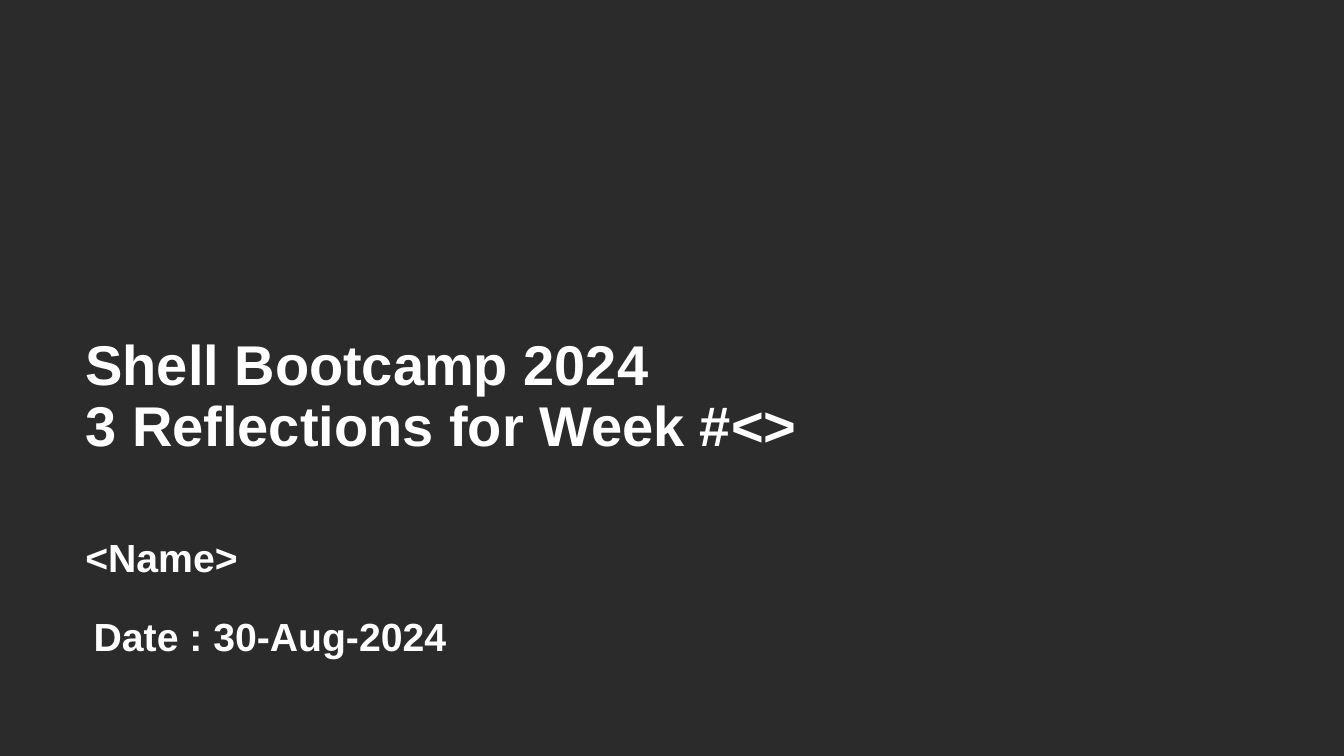
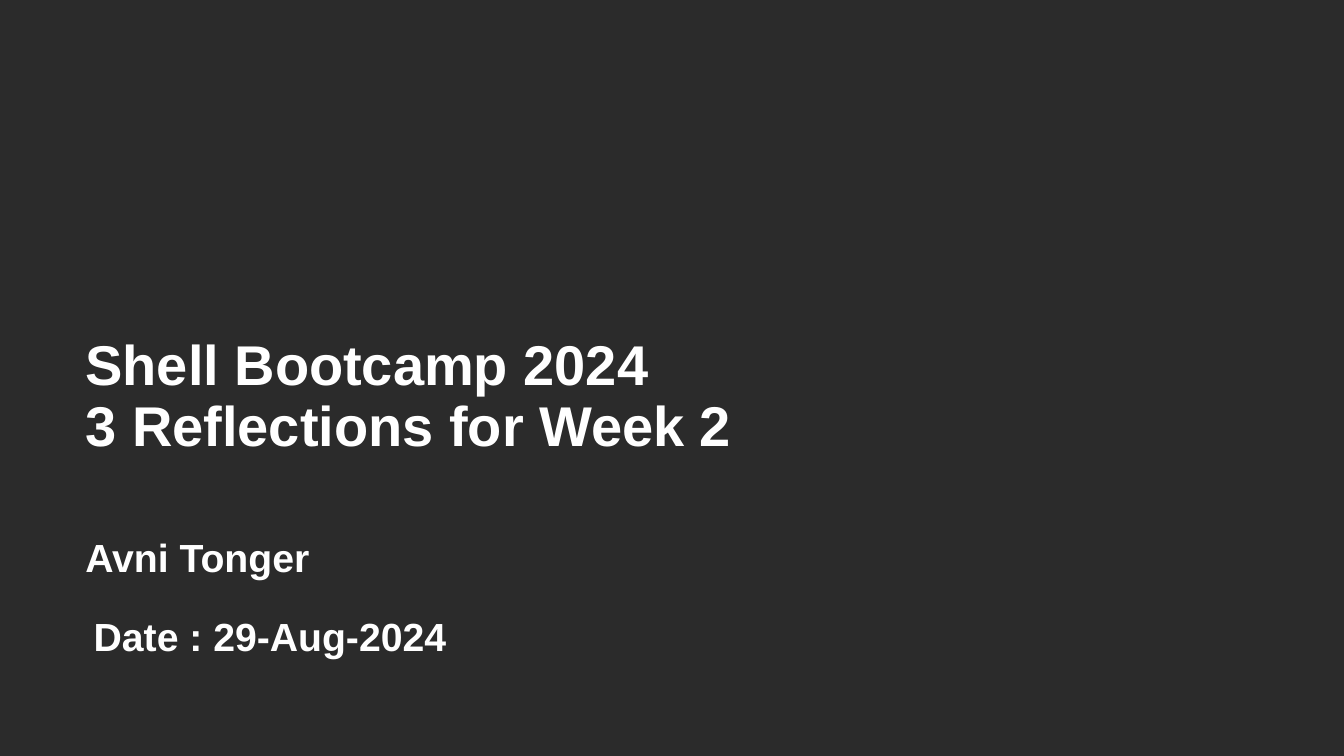
Before and after one commit to cherryycodes/unext, a slide deck: slide 1 of tech day 1.pptx. Drawn at 1344x756 pixels with LibreOffice and Linux fonts; fonts in the diff are those of the drawing; background and template pictures are left out; a plain dark background stands for a picture behind light text. Boxes give left, top, right and bottom in pixels: in the first picture for what was removed or moved away, otherwise in the second. Text is boxed around its words. In the diff, an @@ line names an element or a change of style, - is before the commit and + after.

```diff
--- a/tech day 1.pptx
+++ b/tech day 1.pptx
@@ text at (x1=86, y1=344, x2=731, y2=447): text changed @@
-Shell Bootcamp 2024
-3 Reflections for Week #<>
+Shell Bootcamp 2024
+3 Reflections for Week 2
@@ text at (x1=85, y1=543, x2=310, y2=580): text changed @@
-<Name>
+Avni Tonger
@@ text at (x1=94, y1=623, x2=446, y2=659): text changed @@
-Date : 30-Aug-2024
+Date : 29-Aug-2024
```
Also in this commit, not shown: 3 other slides changed, 14 slides removed, 1 other file.
